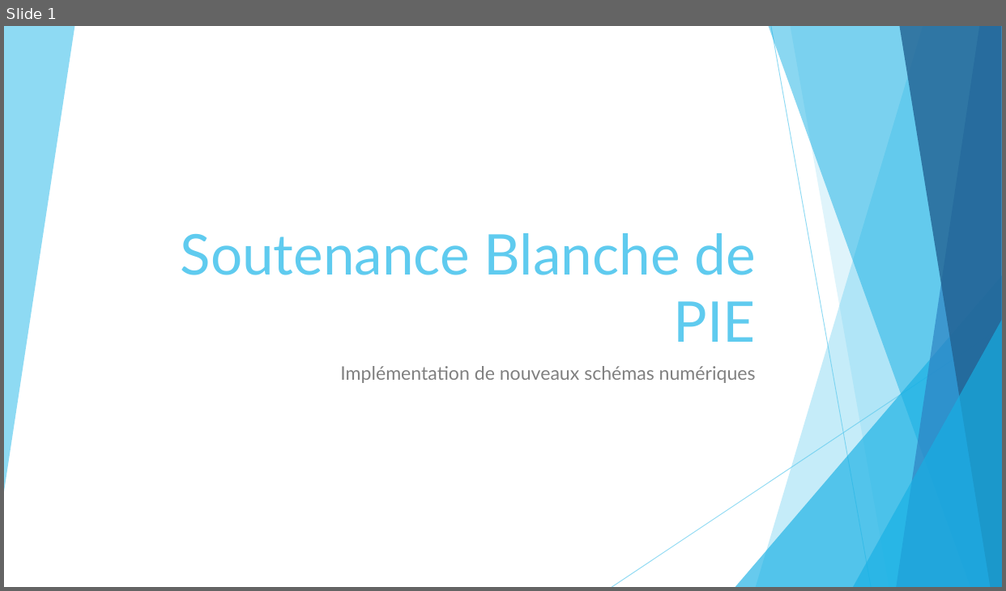
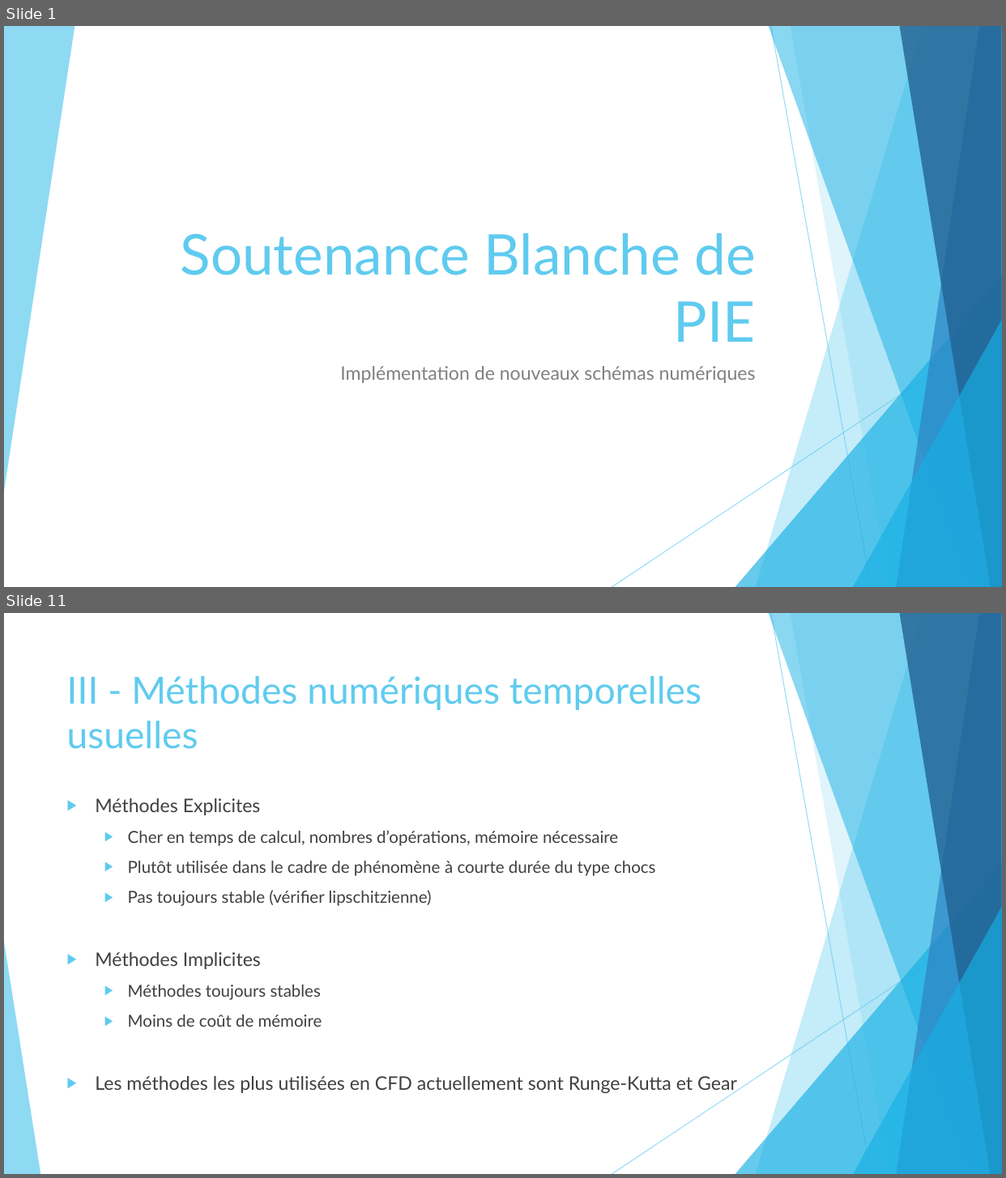
Before and after one commit to pierreXVI/PIE, a slide deck: oral_presentation/Oral_presentation_12_02_2019.pptx. Shown one above the other, each under a label of ours: slide 1 before the commit, slides 1 and 11 after it; the slides between them are not shown. The pictures are 1006x591 and 1006x1178 pixels, drawn with LibreOffice and Linux fonts; fonts in the diff are those of the drawing. Boxes give left, top, right and bottom in pixels: in the first picture for what was removed or moved away, otherwise in the second. Text is boxed around its words. In the diff, an @@ line names an element or a change of style, - is before the commit and + after.

```diff
--- a/oral_presentation/Oral_presentation_12_02_2019.pptx
+++ b/oral_presentation/Oral_presentation_12_02_2019.pptx
@@ slide 11 added at [4,613,1002,1174], background #FFFFFF; not listed: 9 template elements that a slide beside it also shows @@
@@ title added at [67,676,701,749], 36 pt, text #5FCBEF @@
+III - Méthodes numériques temporelles usuelles
@@ text added at [95,798,737,1095], 16 pt, text #404040 @@
+▶ Méthodes Explicites
+  ▶ Cher en temps de calcul, nombres d’opérations, mémoire nécessaire
+  ▶ Plutôt utilisée dans le cadre de phénomène à courte durée du type chocs
+  ▶ Pas toujours stable (vérifier lipschitzienne)
+▶ Méthodes Implicites
+  ▶ Méthodes toujours stables
+  ▶ Moins de coût de mémoire
+▶ Les méthodes les plus utilisées en CFD actuellement sont Runge-Kutta et Gear
@@ triangle added at [4,942,40,1174], fill #5FCBEF at 70% opacity @@
```
Also in this commit, not shown: 2 slides changed, 16 other slides added, 3 other files.
